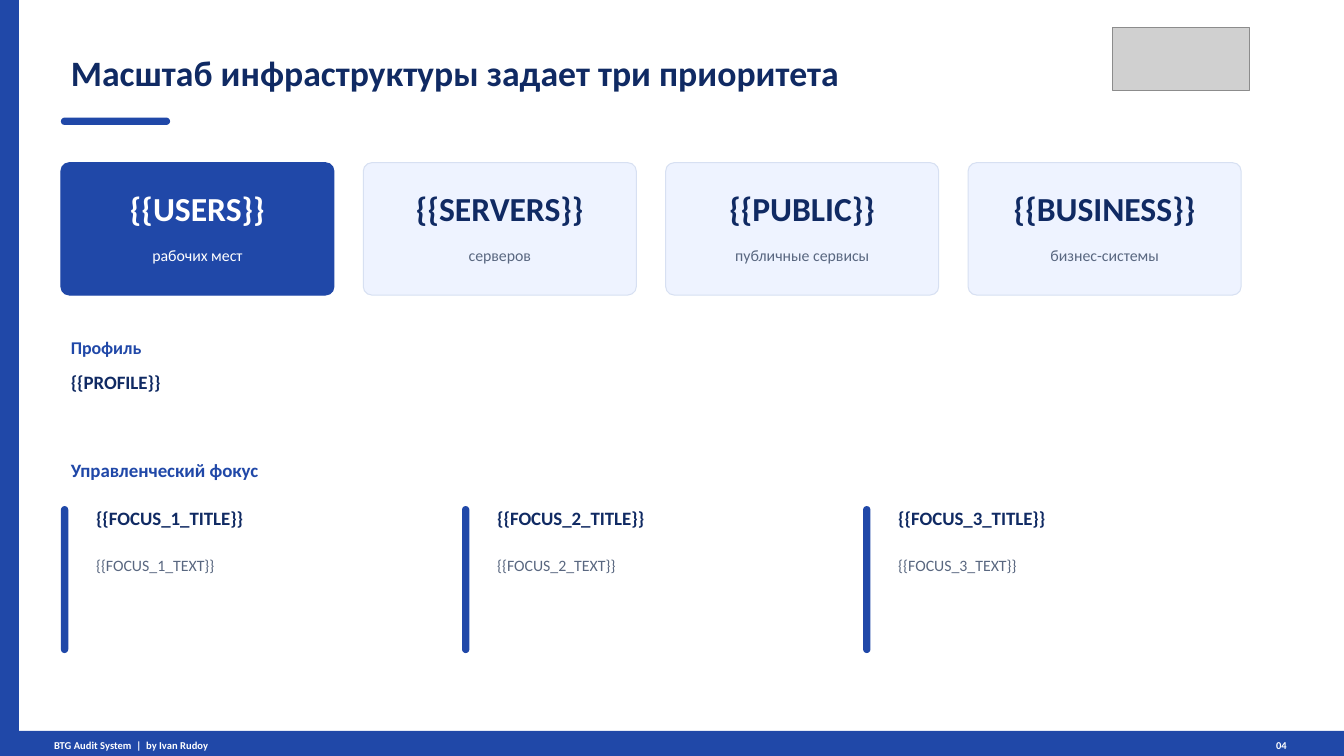
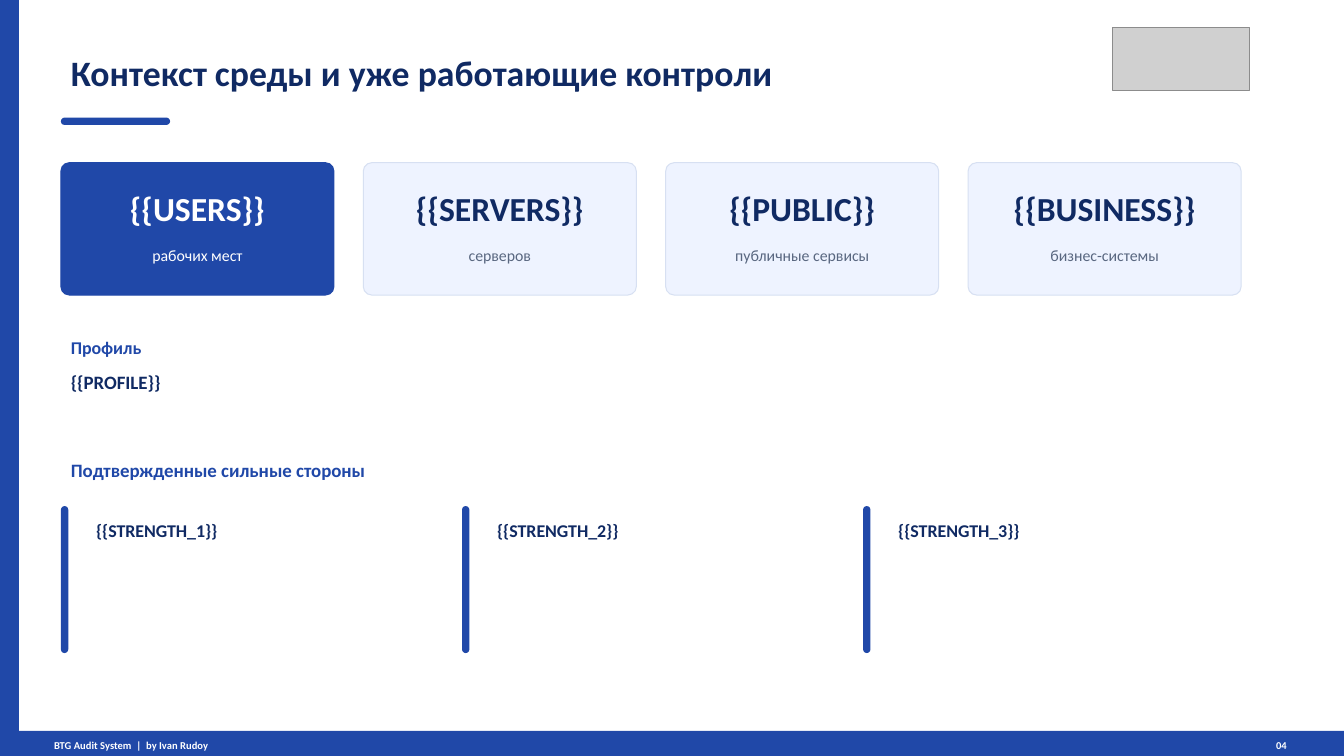
Before and after one commit to irudoy1982/BTGAudit, a slide deck: slide 4 of static/audit_presentation_btg.pptx. Drawn at 1344x756 pixels with LibreOffice and Linux fonts; fonts in the diff are those of the drawing; grey boxes stand for pictures. Boxes give left, top, right and bottom in pixels: in the first picture for what was removed or moved away, otherwise in the second. Text is boxed around its words. In the diff, an @@ line names an element or a change of style, - is before the commit and + after.

```diff
--- a/static/audit_presentation_btg.pptx
+++ b/static/audit_presentation_btg.pptx
@@ text at (71, 61, 772, 92): text changed @@
-Масштаб инфраструктуры задает три приоритета
+Контекст среды и уже работающие контроли
@@ text at (71, 464, 365, 480): text changed @@
-Управленческий фокус
+Подтвержденные сильные стороны
@@ text at (96, 524, 217, 540): text changed; size 13.5 to 12.8 pt @@
-{{FOCUS_1_TITLE}}
+{{STRENGTH_1}}
@@ text at (497, 524, 618, 540): text changed; size 11.2 to 12.8 pt; text colour #596780 to #102A63; bold on @@
-{{FOCUS_2_TEXT}}
+{{STRENGTH_2}}
@@ text removed at (497, 511, 644, 528) @@
-{{FOCUS_2_TITLE}}
@@ text at (898, 524, 1019, 540): text changed; size 11.2 to 12.8 pt; text colour #596780 to #102A63; bold on @@
-{{FOCUS_3_TEXT}}
+{{STRENGTH_3}}
@@ text removed at (898, 511, 1045, 528) @@
-{{FOCUS_3_TITLE}}
@@ text removed at (96, 559, 214, 573) @@
-{{FOCUS_1_TEXT}}
```
Also in this commit, not shown: 6 other slides changed, 6 slides added, 2 slides removed, 7 other files.
